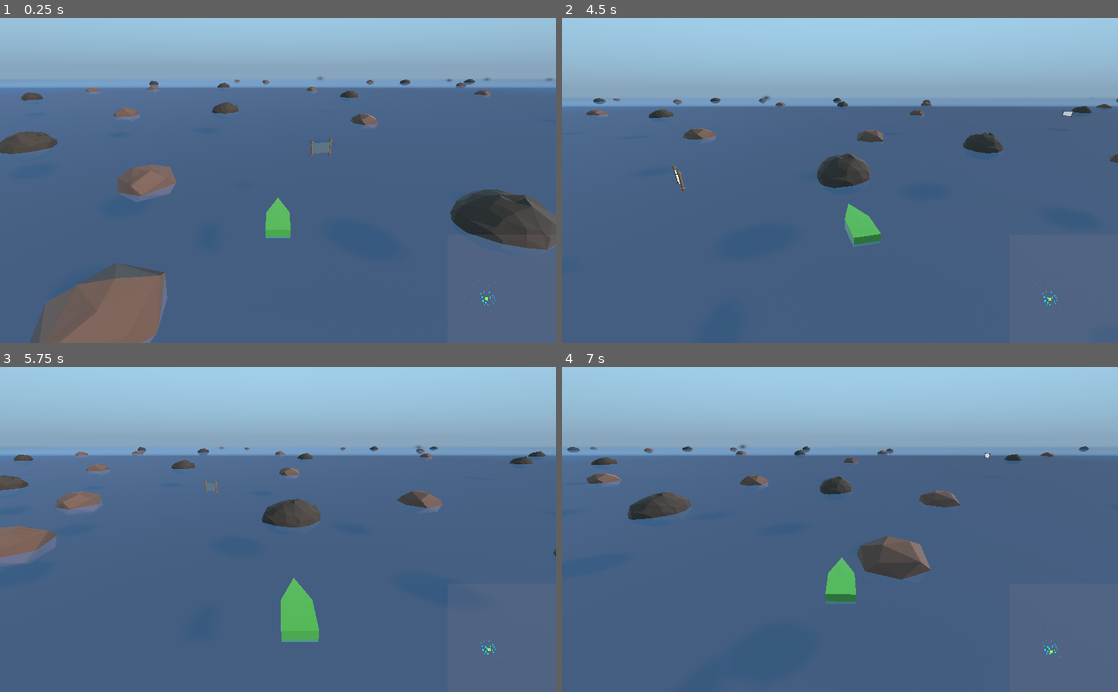
Above: before the commit, frames 1-4 (two rows, left to right).
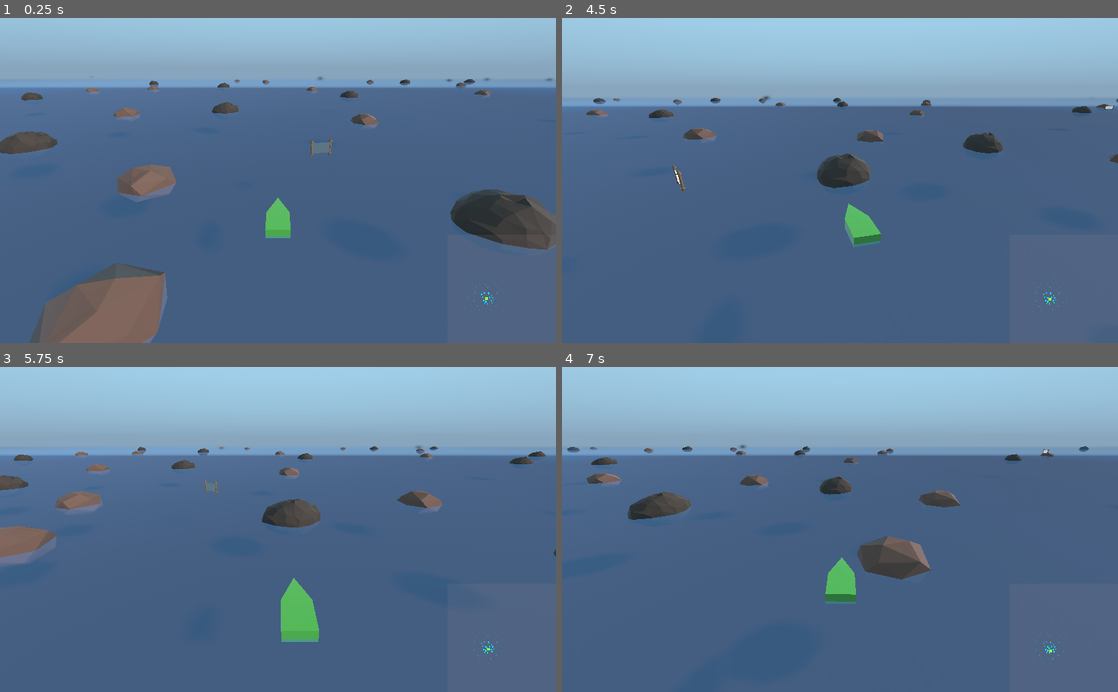
Above: after the commit, the same moments.

Repository: oparisy/Alakajam10
Game: Godot game, scene res://Main.tscn
Same seed, same stepped clock (60 frames per second), same inputs: the game is played once before the commit and once after it.
Inputs:
- Up to frame 1 (0.25 s): no input
- Up to frame 2 (4.5 s): hold Right (rotate_right) 0.53-1.28 s; hold Down (backward) 1.28-2.03 s; hold Right (rotate_right) 2.03-2.78 s; hold Up (forward) 2.78-3.53 s; hold Left (rotate_left) from 3.53 s (still down)
- Up to frame 3 (5.75 s): release Left (rotate_left) at 5.03 s; hold Down (backward) from 5.03 s (still down)
- Up to frame 4 (7 s): release Down (backward) at 5.78 s; hold Right (rotate_right) 5.78-6.53 s; hold Up (forward) from 6.53 s (still down)

The runs differ from the first frame. In frame 1, less than 0.1% of the frame differs, in the area x 85-90%, y 81-90%; in frame 2, less than 0.1%, in the area x 85-100%, y 26-90%; in frame 3, less than 0.1%; in frame 4, less than 0.1%.

Commit message:
Reveal mechanism

Diff:
--- /dev/null
+++ b/ChaosLagoons/CollectibleMaps.gd
@@ -0,0 +1,20 @@
+extends Spatial
+
+signal scroll_picked
+
+func _ready():
+	# Programmatically connect to children "picked" signal
+	for c in get_children():
+		c.connect("picked", self, "on_scroll_picked")
+
+# Provide scrolls positions to caller
+func get_assets_positions():
+	var result = []
+	for c in get_children():
+		result.append(c.translation)
+	return result
+
+
+func on_scroll_picked(which):
+	# Emit a number between 0 and 8 to signal which scroll was picked
+	emit_signal("scroll_picked", which.get_index())
--- a/ChaosLagoons/CollectibleMaps.tscn
+++ b/ChaosLagoons/CollectibleMaps.tscn
@@ -1,18 +1,23 @@
-[gd_scene load_steps=2 format=2]
+[gd_scene load_steps=3 format=2]
 
 [ext_resource path="res://Scroll.tscn" type="PackedScene" id=1]
+[ext_resource path="res://CollectibleMaps.gd" type="Script" id=2]
 
 [node name="CollectibleMaps" type="Spatial"]
 transform = Transform( 1, 0, 0, 0, 1, 0, 0, 0, 1, 0.486694, -0.228647, -0.123547 )
+script = ExtResource( 2 )
 
 [node name="scroll" parent="." instance=ExtResource( 1 )]
 transform = Transform( 1, 0, 0, 0, 1, 0, 0, 0, 1, 3.84553, 0, -9.71503 )
+
+[node name="scroll1" parent="." instance=ExtResource( 1 )]
+transform = Transform( 1, 0, 0, 0, 1, 0, 0, 0, 1, -199.08, 0, 54.0728 )
 
 [node name="scroll2" parent="." instance=ExtResource( 1 )]
 transform = Transform( 1, 0, 0, 0, 1, 0, 0, 0, 1, -15.677, 0, 62.1312 )
 
 [node name="scroll3" parent="." instance=ExtResource( 1 )]
-transform = Transform( 1, 0, 0, 0, 1, 0, 0, 0, 1, 93.5597, 0, 25.423 )
+transform = Transform( 1, 0, 0, 0, 1, 0, 0, 0, 1, 134.029, 0, 42.2854 )
 
 [node name="scroll4" parent="." instance=ExtResource( 1 )]
 transform = Transform( 1, 0, 0, 0, 1, 0, 0, 0, 1, 248.66, 0, 8.06513 )
@@ -21,10 +26,10 @@
 transform = Transform( 1, 0, 0, 0, 1, 0, 0, 0, 1, 177.659, 0, -107.446 )
 
 [node name="scroll6" parent="." instance=ExtResource( 1 )]
-transform = Transform( 1, 0, 0, 0, 1, 0, 0, 0, 1, 228.52, 0, -434.441 )
+transform = Transform( 1, 0, 0, 0, 1, 0, 0, 0, 1, 159.112, 0, -332.807 )
 
 [node name="scroll7" parent="." instance=ExtResource( 1 )]
-transform = Transform( 1, 0, 0, 0, 1, 0, 0, 0, 1, -597.078, 0, -343.586 )
+transform = Transform( 1, 0, 0, 0, 1, 0, 0, 0, 1, -150.502, 0, -191.854 )
 
 [node name="scroll8" parent="." instance=ExtResource( 1 )]
-transform = Transform( 1, 0, 0, 0, 1, 0, 0, 0, 1, -433.633, 0, 282.819 )
+transform = Transform( 1, 0, 0, 0, 1, 0, 0, 0, 1, -125.638, 0, 175.31 )
--- a/ChaosLagoons/Contents.gd
+++ b/ChaosLagoons/Contents.gd
@@ -3,18 +3,31 @@
 # Easier to tune in the GUI
 export var playerColor := Color.greenyellow
 export var rockColor:Color = Color("00f3ff")
+export var scrollColor:Color = Color("ff0000")
 
 # Set by root node
 var playerWorldPosition = Vector3.ZERO
-var worldAssetsPos = []
+
+# Elements are [2D pos, revealed, kind, rank]
+var worldAssets = []
+
+# Keep track of picked scrolls
+var picked := {}
 
 # Drawing zone size
 var size := Vector2(200, 200)
 var center = size * 0.5
 
 # Those help in finetuning minimap "filling"
-var scaling = .30
+var scaling = .25
 var offset = Vector2(-30, 15)
+
+func setWorldAssetsPos(arr, kind:String):
+	var rank:int = 0
+	for p in arr:
+		var entry = [world_to_map(p), false, kind, rank]
+		worldAssets.append(entry)
+		rank += 1
 
 # Called every frame. 'delta' is the elapsed time since the previous frame.
 func _process(_delta):
@@ -25,21 +38,33 @@
 	# Compute player position
 	var playerMapPos = world_to_map(playerWorldPosition)
 
-	# Draw all rocks
-	for rockWorldPos in worldAssetsPos:
-		# TODO Note that this could be computed once at startup
-		var rockMapPos = world_to_map(rockWorldPos)
+	# Draw all static items
+	for item in worldAssets:
+		var itemMapPos = item[0]
+		var revealed = item[1]
+		var kind = item[2]
+		var rank = item[3]
 
-		# Compute a distance from player
-		var mapDistSqr = rockMapPos.distance_squared_to(playerMapPos)
-		var distCoeff = 100 / (mapDistSqr + 1)
-		var color = rockColor
-		color.a = distCoeff
+		# Compute dot color
+		var color
+		if kind == "rock":
+			color = rockColor
+			color.a = 1 if revealed else compute_dist_coef(itemMapPos, playerMapPos)
+		if kind == "scroll":
+			color = scrollColor
+			color.a = 1 if revealed && !picked.has(rank) else 0
 
-		draw_rect(Rect2(rockMapPos, Vector2(2, 3)), color, true)
+		draw_rect(Rect2(itemMapPos, Vector2(2, 3)), color, true)
 
 	# Draw player last (cleaner)
 	draw_rect(Rect2(playerMapPos, Vector2(5, 5)), playerColor, true)
+
+
+# Compute a distance from player related coefficient
+func compute_dist_coef(itemMapPos, playerMapPos):
+	var mapDistSqr = itemMapPos.distance_squared_to(playerMapPos)
+	var distCoeff = 100 / (mapDistSqr + 1)
+	return distCoeff
 
 
 func world_to_map(pos : Vector3) -> Vector2:
@@ -49,3 +74,23 @@
 	# Ensure we stay in the minimap
 	var clamped = Vector2(clamp(mpos.x, 0, size.x), clamp(mpos.y, 0, size.y))
 	return clamped
+
+# Called when a map scroll is collected
+func revealPiece(which:int):
+	# Keep track of this scroll being picked
+	picked[which] = true
+
+	# Compute zone limits (in minimap coordinates)
+	var x:int = which % 3
+	var y:int = which / 3
+	var minx = x * size.x / 3
+	var maxx = (x+1) * size.x / 3
+	var miny = y * size.y / 3
+	var maxy = (y+1) * size.y / 3
+
+	# Find items in this zone, update their visibility state
+	for rock in worldAssets:
+		var rx = rock[0].x
+		var ry = rock[0].y
+		var isIn = minx <= rx && rx < maxx && miny <= ry && ry < maxy
+		rock[1] = rock[1] || isIn
--- a/ChaosLagoons/Main.gd
+++ b/ChaosLagoons/Main.gd
@@ -15,9 +15,12 @@
 
 # Used to get static assets informations
 onready var worldAssets = get_node("WorldAssets")
+onready var scrollAssets = get_node("CollectibleMaps")
 
 # Array of 2D coords (taken from handplaced nodes inspector)
 var coords = [] # [[4.671, -16.02], [-12.748, -9.396], [12.842, -3.447]]
+
+var toCollect = 9
 
 # Called when the node enters the scene tree for the first time.
 func _ready():
@@ -28,10 +31,21 @@
 		add_child_below_node(baseNode, rock)
 
 	# Send fixed assets coordinates once to minimap
-	minimap.set_world_assets(worldAssets.get_assets_positions())
+	minimap.set_world_assets(worldAssets.get_assets_positions(), "rock")
+	minimap.set_world_assets(scrollAssets.get_assets_positions(), "scroll")
 
 func _process(_delta):
 	# Fetch player position, send it to minimap
 	# TODO Use a signal instead maybe
 	var playerPos = playerBody.get_position()
 	minimap.set_player_position(playerPos)
+
+
+func _on_CollectibleMaps_scroll_picked(which:int):
+	print("Scroll " , which, " picked")
+
+	# Take note of this
+	toCollect-=1
+
+	# Inform the minimap
+	minimap.revealPiece(which)
--- a/ChaosLagoons/Main.tscn
+++ b/ChaosLagoons/Main.tscn
@@ -36,6 +36,7 @@
 shadow_enabled = true
 directional_shadow_blend_splits = true
 
+[node name="CollectibleMaps" parent="." instance=ExtResource( 6 )]
+
 [node name="Minimap" parent="." instance=ExtResource( 5 )]
-
-[node name="CollectibleMaps" parent="." instance=ExtResource( 6 )]
+[connection signal="scroll_picked" from="CollectibleMaps" to="." method="_on_CollectibleMaps_scroll_picked"]
--- a/ChaosLagoons/Minimap.gd
+++ b/ChaosLagoons/Minimap.gd
@@ -3,9 +3,13 @@
 onready var contents = $"Contents"
 
 # Called once by main scene
-func set_world_assets(arr):
-	contents.worldAssetsPos = arr
+func set_world_assets(arr, kind:String):
+	contents.setWorldAssetsPos(arr, kind)
 
 # Called  by main scene at each frame
 func set_player_position(pos):
 	contents.playerWorldPosition = pos
+
+# Called when a map scroll is collected
+func revealPiece(which:int):
+	contents.revealPiece(which)
--- a/ChaosLagoons/Scroll.gd
+++ b/ChaosLagoons/Scroll.gd
@@ -1,4 +1,6 @@
 extends Spatial
+
+signal picked
 
 var elapsed = 0;
 var baseY
@@ -14,10 +16,12 @@
 
 	elapsed += delta
 
-func _on_Area_body_entered(body):
+func _on_Area_body_entered(_body):
 	if !visible:
 		# Do nothing if already picked
 		return
 
 	# We got collected; hide
 	visible = false
+
+	emit_signal('picked', self)
Not shown, changed: notes/plan.txt
Not shown, changed: notes/time.txt
